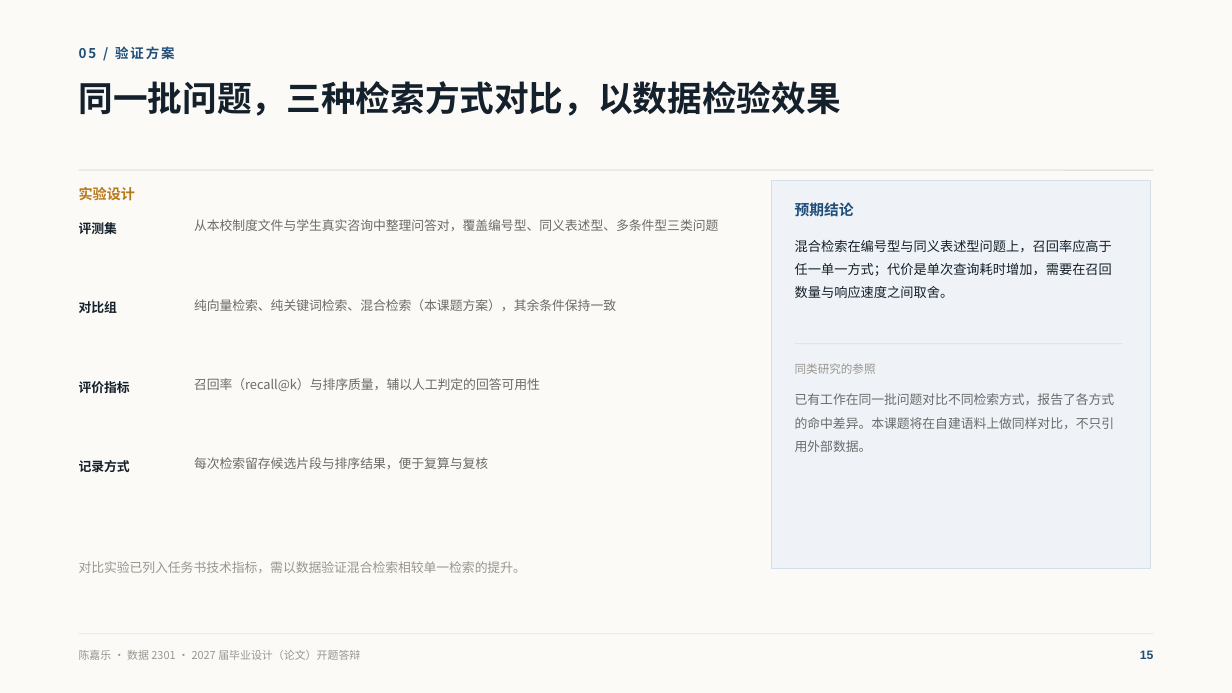
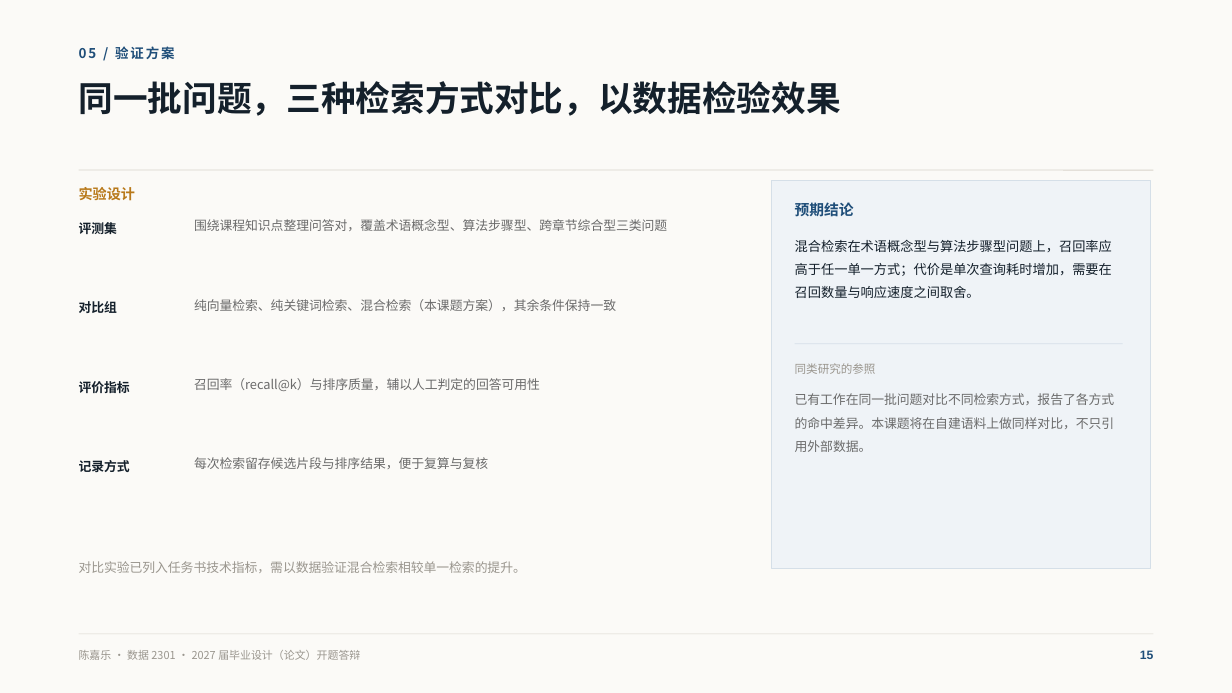
Before and after one commit to CJLOdyssey/ragbase, a slide deck: slide 15 of 开题答辩PPT_陈嘉乐.pptx. Drawn at 1232x693 pixels with LibreOffice and Linux fonts; fonts in the diff are those of the drawing. Boxes give left, top, right and bottom in pixels: in the first picture for what was removed or moved away, otherwise in the second. Text is boxed around its words. In the diff, an @@ line names an element or a change of style, - is before the commit and + after.

```diff
--- a/开题答辩PPT_陈嘉乐.pptx
+++ b/开题答辩PPT_陈嘉乐.pptx
@@ text at box(194, 219, 667, 231): text changed @@
-从本校制度文件与学生真实咨询中整理问答对，覆盖编号型、同义表述型、多条件型三类问题
+围绕课程知识点整理问答对，覆盖术语概念型、算法步骤型、跨章节综合型三类问题
@@ text at box(795, 240, 1112, 298): text changed @@
-混合检索在编号型与同义表述型问题上，召回率应高于任一单一方式；代价是单次查询耗时增加，需要在召回数量与响应速度之间取舍。
+混合检索在术语概念型与算法步骤型问题上，召回率应高于任一单一方式；代价是单次查询耗时增加，需要在召回数量与响应速度之间取舍。
```
Also in this commit, not shown: 2 other slides changed, 4 other files.
